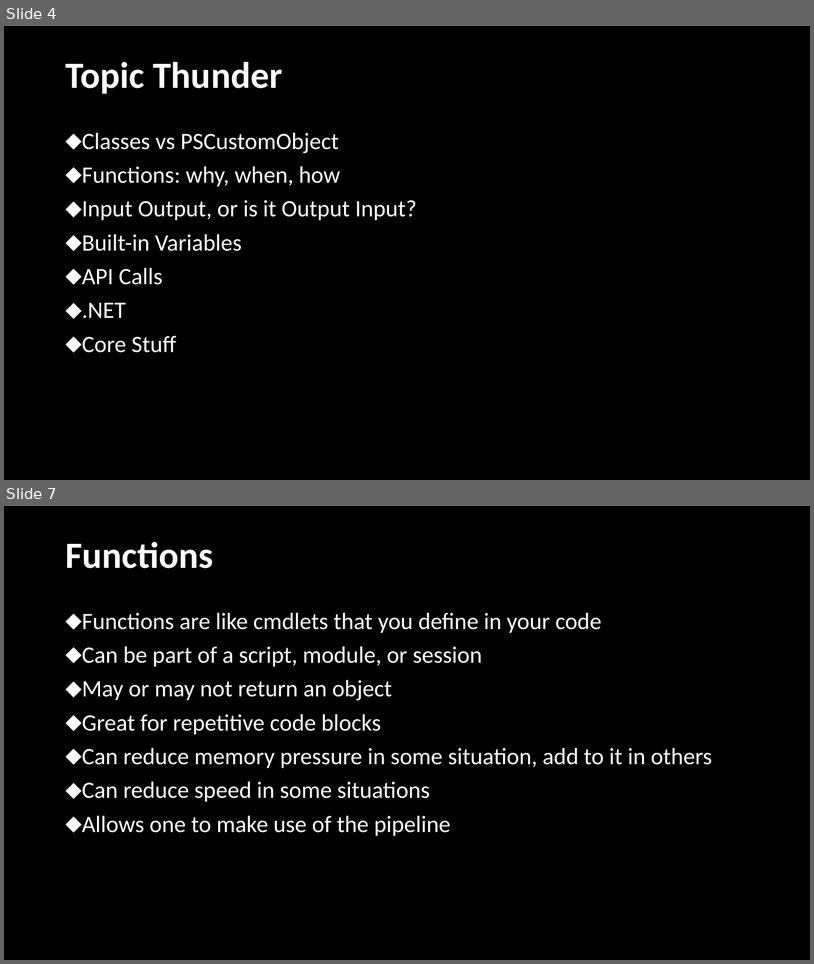
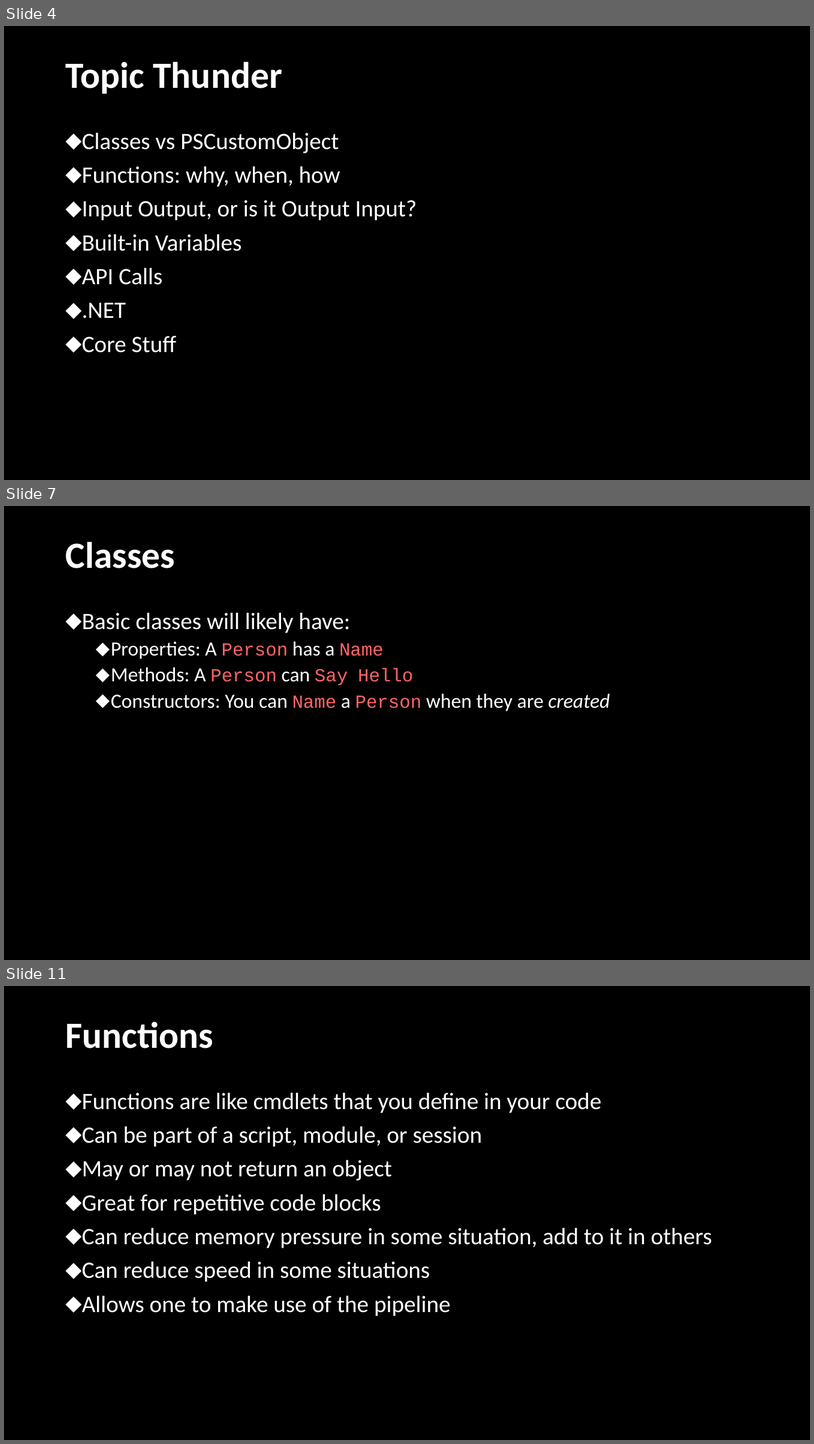
Before and after one commit to jpscripter/MMSMoA23, a slide deck: PowerShell Power-Up/PowerShell Power-Up.pptx. Shown one above the other, each under a label of ours: slides 4 and 7 before the commit, slides 4, 7 and 11 after it; the slides between them are not shown. The pictures are 814x964 and 814x1444 pixels, drawn with LibreOffice and Linux fonts; fonts in the diff are those of the drawing; background and template pictures are left out. Boxes give left, top, right and bottom in pixels: in the first picture for what was removed or moved away, otherwise in the second. Text is boxed around its words. In the diff, an @@ line names an element or a change of style, - is before the commit and + after.

Commit message:
Expanded the Classes section

```diff
--- a/PowerShell Power-Up/PowerShell Power-Up.pptx
+++ b/PowerShell Power-Up/PowerShell Power-Up.pptx
@@ slide 7 added at (4,506,810,960), background #000000 @@
@@ title added at (65,541,175,568), 44 pt, text #FFFFFF, bold @@
+Classes
@@ text added at (82,612,610,711), 24 pt, text #FFFFFF @@
+⬥ Basic classes will likely have:
+  ⬥ Properties: A Person has a Name
+  ⬥ Methods: A Person can Say Hello
+  ⬥ Constructors: You can Name a Person when they are created
@@ what was slide 7 is now slide 11 @@
```
Also in this commit, not shown: 4 slides changed, 3 other slides added.
